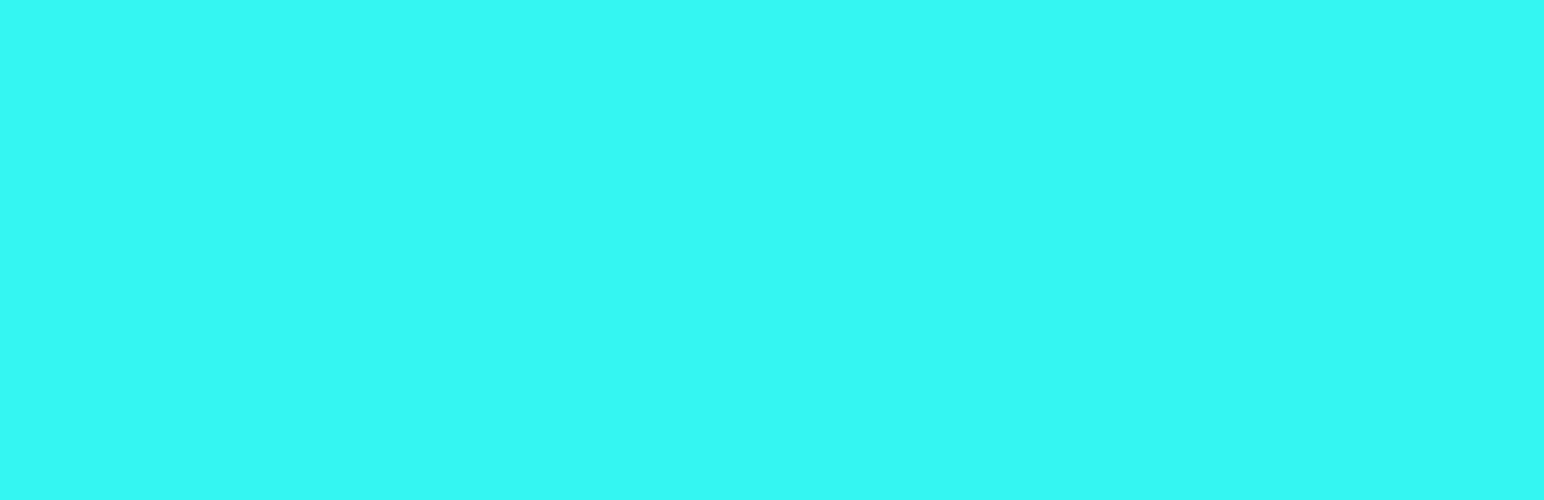
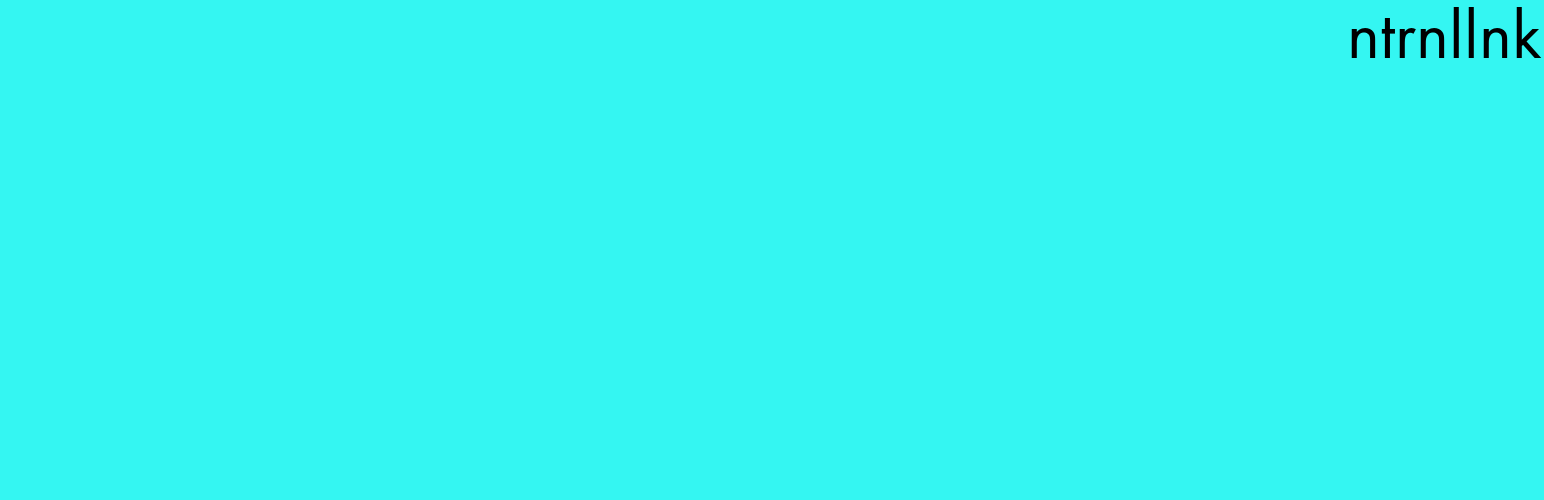
Before/after of a 1544 x 500 layered artwork. What changed in the layer stack:
added layer "ntrnllnk" above "Background" over [1351, 7, 1542, 58]
